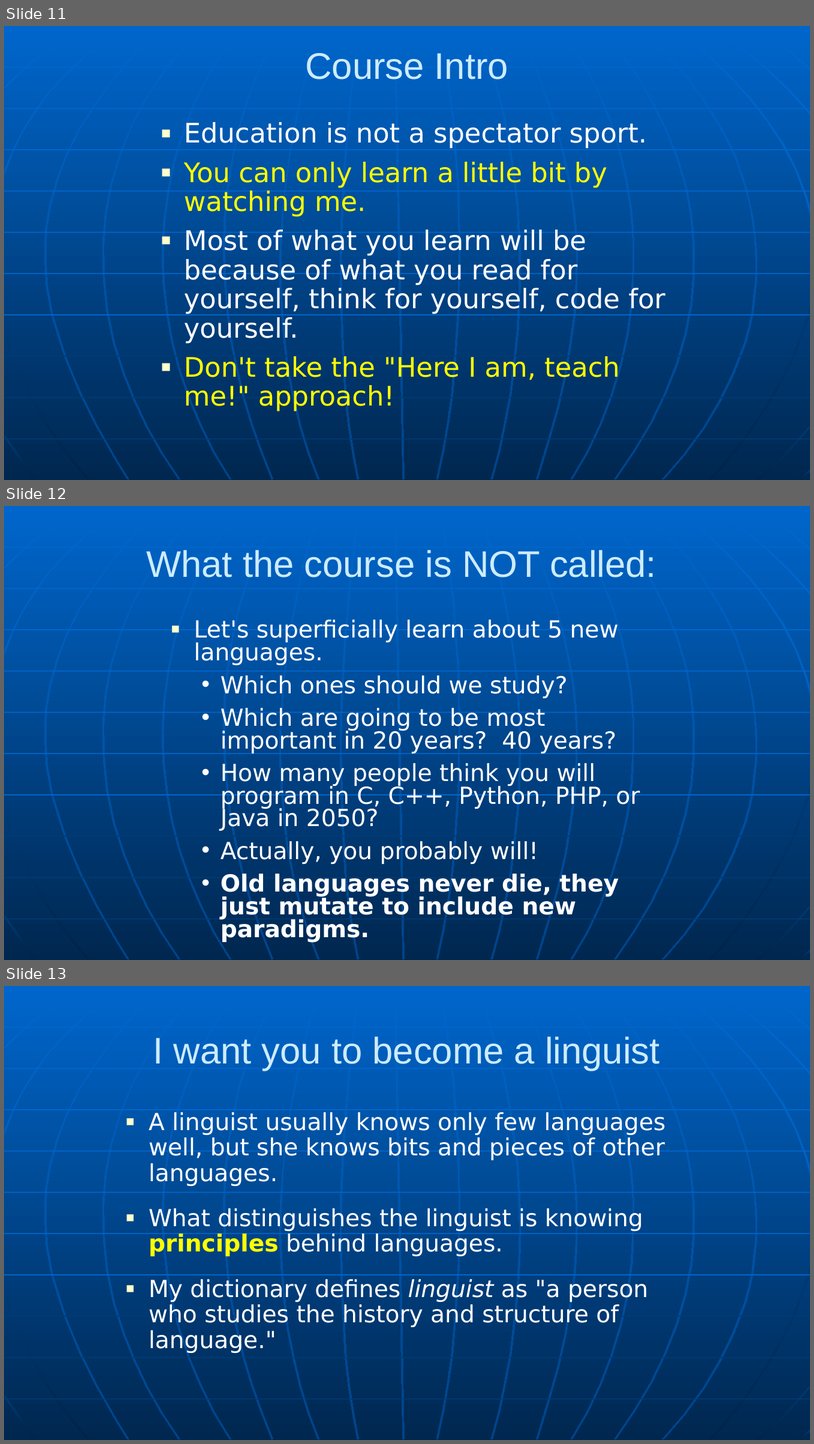
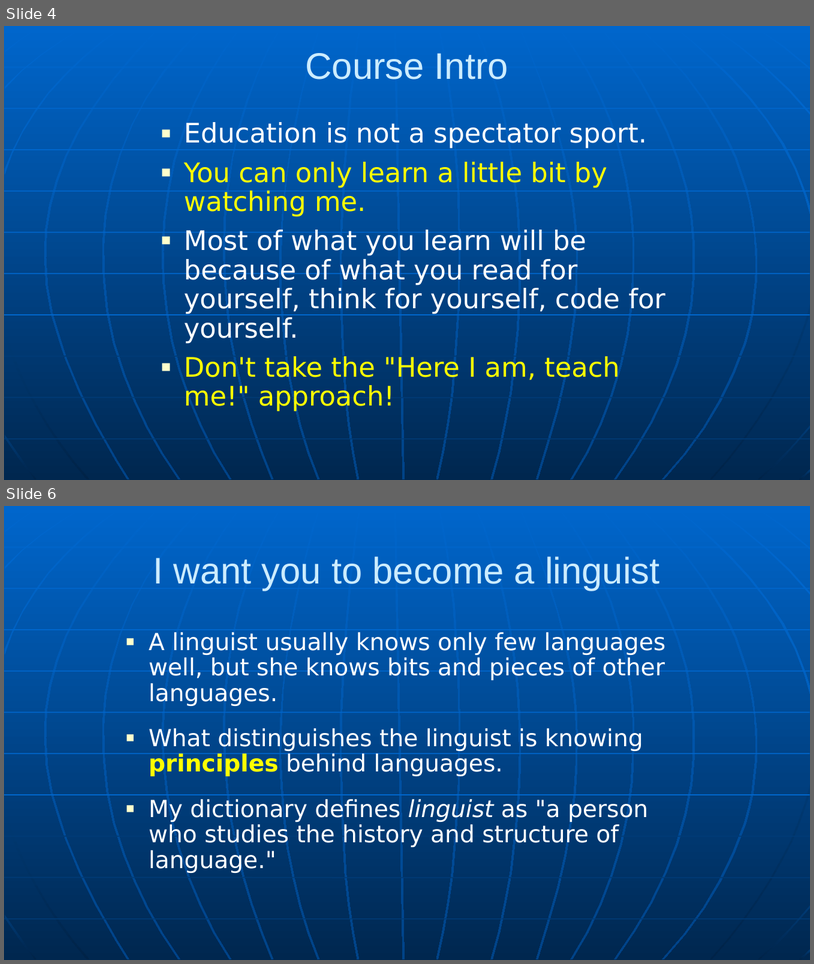
Before and after one commit to RHIT-CSSE/csse304, a slide deck: ClassMaterials/CourseIntro/CWA-intro.pptx. Shown one above the other, each under a label of ours: slides 11, 12 and 13 before the commit, slides 4 and 6 after it; the slides between them are not shown. The pictures are 814x1444 and 814x964 pixels, drawn with LibreOffice and Linux fonts; fonts in the diff are those of the drawing. Boxes give left, top, right and bottom in pixels: in the first picture for what was removed or moved away, otherwise in the second. Text is boxed around its words. In the diff, an @@ line names an element or a change of style, - is before the commit and + after.

```diff
--- a/ClassMaterials/CourseIntro/CWA-intro.pptx
+++ b/ClassMaterials/CourseIntro/CWA-intro.pptx
@@ slide 12 removed at (4, 506, 810, 960), background gradient #0066CC to #004488; not listed: 34 template elements that a slide beside it also shows @@
@@ title removed at (146, 550, 657, 577) @@
-What the course is NOT called:
@@ text removed at (194, 619, 640, 942) @@
-■ Let's superficially learn about 5 new languages.
-  • Which ones should we study?
-  • Which are going to be most important in 20 years? 40 years?
-  • How many people think you will program in C, C++, Python, PHP, or Java in 2050?
-  • Actually, you probably will!
-  • Old languages never die, they just mutate to include new paradigms.
@@ what was slide 11 is now slide 4 @@
@@ what was slide 13 is now slide 6 @@
```
Also in this commit, not shown: 3 slides changed, 6 slides added, 23 other slides removed, 5 other files.
